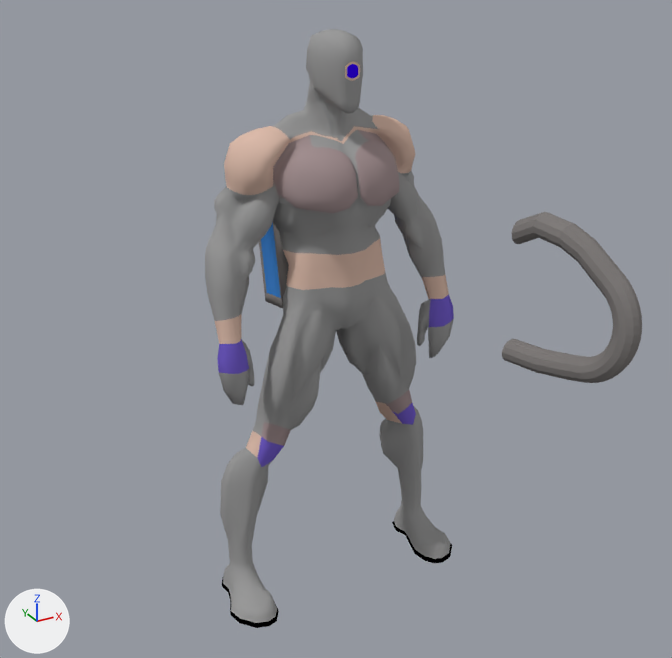
An edit to the Blender file Badass_Upgrade/DESIGN/GrupoB/Enemies/Enemy_03/enemy3_v3.blend, drawn before and after from the same camera.
The view is the same before and after, from a 50 mm camera at (-5.92, -10.69, 9.53) aimed at (-0.52, -0.87, 4.62). Arrows for +X, +Y and +Z are at lower left; the lights stay in place.

In view in the first picture: 'Robot', 'Torus'.
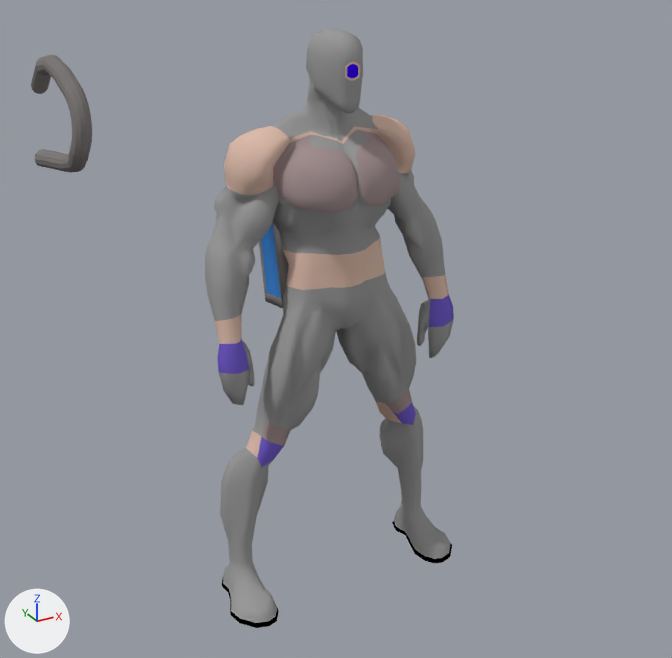
Location of each change, (x1, y1, x2, y2) in pixels of the pictures (672 x 658 px; the box of a moved part takes in the faces that stretch with it):
```json
{"object": "Torus", "change": "reshaped, moved, rescaled", "before": [502, 212, 642, 383], "after": [31, 55, 92, 172], "on screen": "56% narrower, 31% shorter"}
{"part": 1, "of": "me_torus", "change": "moved or reshaped", "before": [502, 258, 642, 383], "after": [35, 77, 92, 172]}
{"part": 2, "of": "me_torus", "change": "moved or reshaped", "before": [511, 212, 574, 247], "after": [31, 55, 51, 94]}
```

Scene script edits in JSON lines:
```json
{"block": "me_torus", "where": "# used by ob_torus; location = (0.87, -3.84, 5.6); rotation_euler = (-1.624, 0.0569, -1.412), in degrees (-93, 3.3, -81); scale = (0.58, 0.58, 0.58)"}
{"op": "remove", "block": "me_torus", "code": "me_torus.from_pydata(...)  # 312 vertices, 300 faces; spans x -1.81..1.25, y -1.72..1.75, z -0.39..0.59"}
{"op": "add", "block": "me_torus", "code": "me_torus.from_pydata(...)  # 312 vertices, 300 faces; spans x -2.05..1.16, y -1.7..1.66, z -0.39..0.56"}
{"block": "me_torus", "change": "me_torus part 1: 252 of 312 vertices moved; they spanned x -1.78..1.25, y -1.08..1.75, z -0.25..0.59 and now span x -2.05..1.16, y -1.15..1.66, z -0.27..0.56; mean shift (-0.09, -0.06, 0.0); largest move (-1.78, 1.75, 0.34) -> (-2.05, 1.66, 0.04)"}
{"block": "me_torus", "change": "me_torus part 2: 24 of 312 vertices moved; they spanned x -1.81..-1.18, y -1.72..-0.87, z -0.36..0.27 and now span x -1.61..-1.16, y -1.56..-0.48, z -0.34..0.17; mean shift (0.1, 0.28, -0.05); largest move (-1.8, -1.34, 0.15) -> (-1.53, -0.96, 0.03)"}
{"op": "set", "path": "ob_torus.location", "old": "(0.87, -3.84, 5.6)", "new": "(-3.14, 1.48, 7.14)"}
{"op": "set", "path": "ob_torus.scale", "old": "(0.58, 0.58, 0.58)", "new": "(0.487, 0.487, 0.487)"}
```
